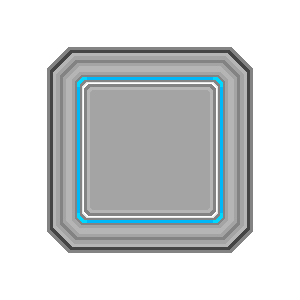
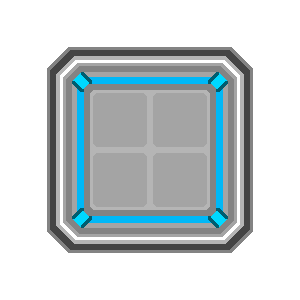
Revision of a layered 300 × 300 image; what changed, layer by layer:
painted on "Background" over 53, 53, 247, 247
